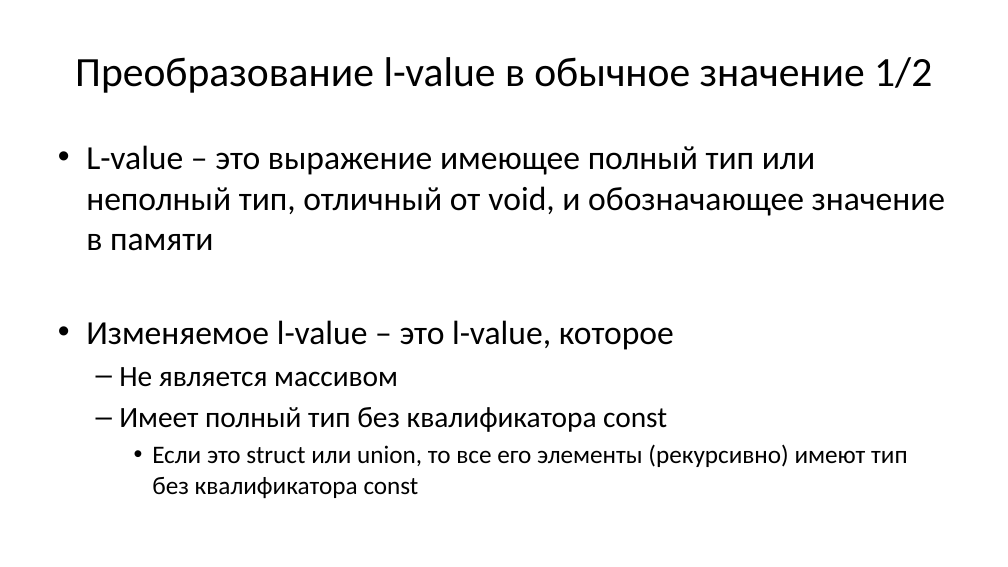
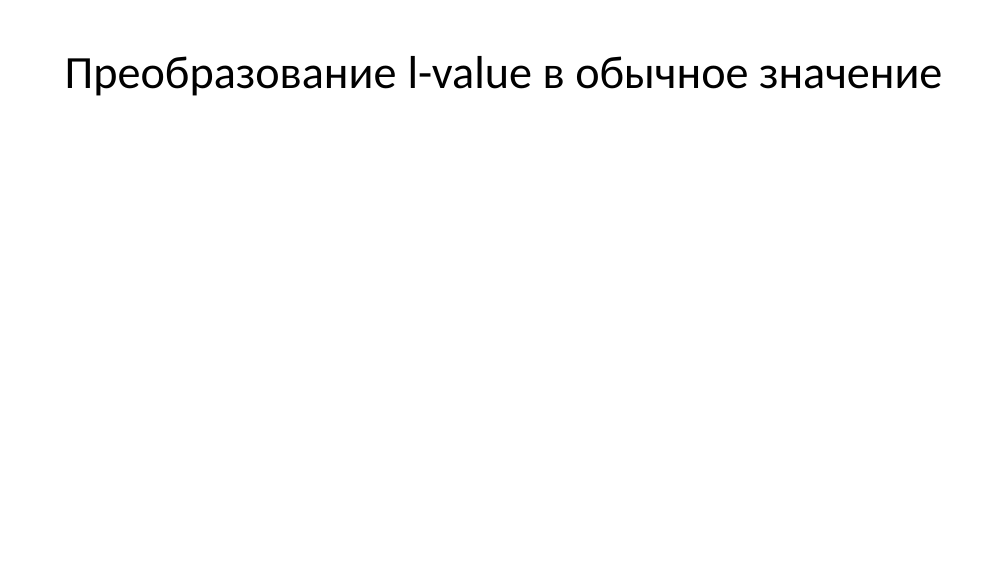
Before and after one commit to Evgueni-Petrov-aka-espetrov/Algorithms-and-Programming-in-C-pptx, a slide deck: slide 39 of 03.75 Преобразования типов.pptx (slide 10 before the commit). Drawn at 1008x567 pixels with LibreOffice and Linux fonts; fonts in the diff are those of the drawing. Boxes give left, top, right and bottom in pixels: in the first picture for what was removed or moved away, otherwise in the second. Text is boxed around its words. In the diff, an @@ line names an element or a change of style, - is before the commit and + after.

```diff
--- a/03.75 Преобразования типов.pptx
+++ b/03.75 Преобразования типов.pptx
@@ title at <box>65,56,942,96</box>: text changed; size 39.6 to 44 pt @@
-Преобразование l-value в обычное значение 1/2
+Преобразование l-value в обычное значение
@@ text removed at <box>86,145,945,498</box> @@
-• L-value – это выражение имеющее полный тип или неполный тип, отличный от void, и обозначающее значение в памяти
-• Изменяемое l-value – это l-value, которое
-  – Не является массивом
-  – Имеет полный тип без квалификатора const
-    • Если это struct или union, то все его элементы (рекурсивно) имеют тип без квалификатора const
```
Also in this commit, not shown: 12 other slides changed, 59 slides added, 2 slides removed.
